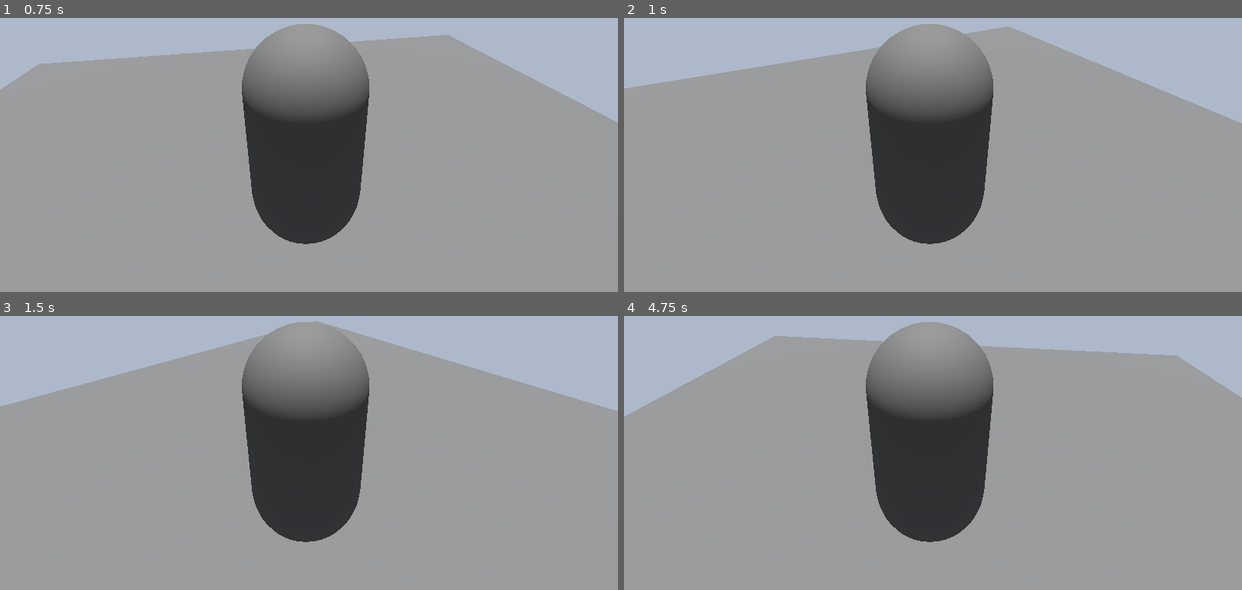
Above: before the commit, frames 1-4 (two rows, left to right).
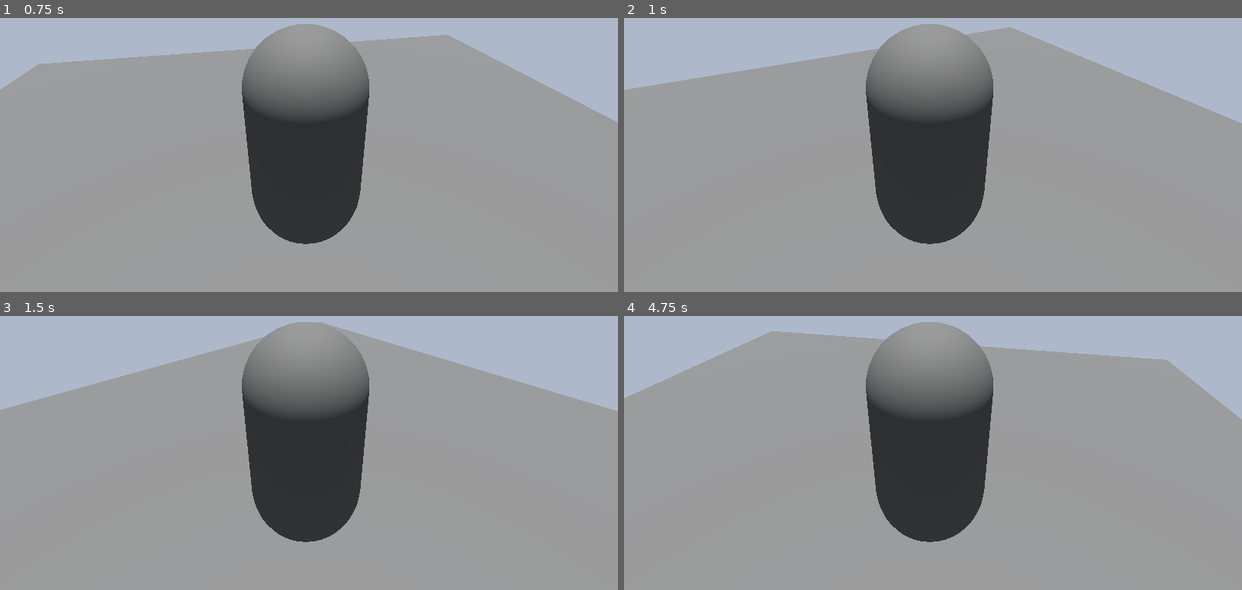
Above: after the commit, the same moments.

Repository: funhouse-ghoul/ChopShop
Game: Godot game, scene res://Scenes/2dMove.tscn
The game is run twice, just before and just after one commit, with the same random seed, the same clock (stepped at 60 frames per second) and the same inputs. Before the commit the project has no main scene; this scene is started directly in both runs.
Inputs:
- Up to frame 1 (0.75 s): tap Enter at 0.5 s; hold D (io+r, bound only before the commit) from 0.53 s (still down)
- Up to frame 2 (1 s): keep holding D (io+r, bound only before the commit); tap Up (io+x, bound only after the commit) at 0.8 s
- Up to frame 3 (1.5 s): release D (io+r, bound only before the commit) at 1.28 s; tap Up (io+x, bound only after the commit) at 1.35 s
- Up to frame 4 (4.75 s): tap Right (io+x, bound only before the commit) at 1.55 s; tap Space at 2 s; hold Right (io+x, bound only before the commit) 2.03-2.78 s; tap A (io-r, bound only before the commit) at 2.3, 2.85 s; tap Down (io-x, bound only after the commit) at 3.05 s; tap Enter at 3.5 s; hold Down (io-x, bound only after the commit) 3.53-4.28 s; tap Left (io-x, bound only before the commit) at 3.8, 4.35 s; tap D (io+r, bound only before the commit) at 4.55 s

Frame 1 is identical in both runs. In frame 2, 0.2% of the frame differs, in the area x 0-63%, y 3-27%; in frame 3, 0.4%; in frame 4, 2.3%, in the area x 0-100%, y 5-38%.

Commit message:
Basic Tank Controls implemented, also encapsulated functions for ease of testing

Diff:
--- a/Scripts/2d_player_mov.gd
+++ b/Scripts/2d_player_mov.gd
@@ -2,30 +2,40 @@
 
 @export var y_rot_spd := 1.0
 @export var x_lin_spd := 1.0
+@export var y_lin_spd := 1.0
 
 # Called when the node enters the scene tree for the first time.
 func _ready() -> void:
 	pass # Replace with function body.
 
 # Called every frame. 'delta' is the elapsed time since the previous frame.
-func _process(delta: float) -> void:
-	#Rotation logic
-	process_rotation(delta)
+func _physics_process(delta: float) -> void:
+	#---Movement---
+	lin_1d_and_rot(delta)
+	#lin_2d_move()
+	move_and_slide()
+	#---End---
 
-	#Linear Movement Logic, 1 dimension
-	if Input.is_action_pressed("io+x"):
-		process_lin_move(delta, x_lin_spd)
-	elif Input.is_action_pressed("io-x"):
-		process_lin_move(delta, -x_lin_spd)
+#applies y movement around rotation
+func proc_y_rotation(delta):
+	transform.basis = transform.basis.rotated(
+		transform.basis.y,
+		Input.get_axis("io+y","io-y")*delta*y_rot_spd)
 
+#Encapsulate representing "Tank Controls"
+func lin_1d_and_rot(delta):
+	proc_lin_move_x()
+	proc_y_rotation(delta)
 
+#Encapsulate repr. 2d move on a flat plane
+func lin_2d_move():
+	proc_lin_move_x()
+	proc_lin_move_y()
 
-func process_rotation(delta):
-	if Input.is_action_pressed("io+r"):
-		transform.basis = transform.basis.rotated(transform.basis.y, -y_rot_spd*delta)
-	elif Input.is_action_pressed("io-r"):
-		transform.basis = transform.basis.rotated(transform.basis.y, y_rot_spd*delta)
+#Applies motion to object in x axis
+func proc_lin_move_x():
+	velocity.x = Input.get_axis("io+x","io-x")*-x_lin_spd
 
-
-func process_lin_move(delta, mag):
-	move_and_slide()
+#Applies motion to object in y axis
+func proc_lin_move_y():
+	velocity.y = Input.get_axis("io+y","io-y")*y_lin_spd
--- a/project.godot
+++ b/project.godot
@@ -11,6 +11,7 @@
 [application]
 
 config/name="ChopShopBase"
+run/main_scene="uid://d14t6ngwavtp5"
 config/features=PackedStringArray("4.7", "GL Compatibility")
 config/icon="res://icon.svg"
 
@@ -25,23 +26,23 @@
 
 io+x={
 "deadzone": 0.2,
-"events": [Object(InputEventKey,"resource_local_to_scene":fa …(146 unchanged characters)… se,"keycode":0,"physical_keycode":4194321,"key_label":0,"unicode":0,"location":0,"echo":false,"script":null)
-, Object(InputEventKey,"resource_local_to_scene":false,"reso …(131 unchanged characters)… d":false,"keycode":0,"physical_keycode":68,"key_label":0,"unicode":100,"location":0,"echo":false,"script":null)
+"events": [Object(InputEventKey,"resource_local_to_scene":fa …(146 unchanged characters)… se,"keycode":0,"physical_keycode":4194320,"key_label":0,"unicode":0,"location":0,"echo":false,"script":null)
+, Object(InputEventKey,"resource_local_to_scene":false,"reso …(131 unchanged characters)… d":false,"keycode":0,"physical_keycode":87,"key_label":0,"unicode":119,"location":0,"echo":false,"script":null)
 ]
 }
 io-x={
 "deadzone": 0.2,
-"events": [Object(InputEventKey,"resource_local_to_scene":fa …(145 unchanged characters)… lse,"keycode":0,"physical_keycode":4194319,"key_label":0,"unicode":0,"location":0,"echo":false,"script":null)
-, Object(InputEventKey,"resource_local_to_scene":false,"reso …(131 unchanged characters)… d":false,"keycode":0,"physical_keycode":65,"key_label":0,"unicode":97,"location":0,"echo":false,"script":null)
+"events": [Object(InputEventKey,"resource_local_to_scene":fa …(145 unchanged characters)… lse,"keycode":0,"physical_keycode":4194322,"key_label":0,"unicode":0,"location":0,"echo":false,"script":null)
+, Object(InputEventKey,"resource_local_to_scene":false,"reso …(131 unchanged characters)… d":false,"keycode":0,"physical_keycode":83,"key_label":0,"unicode":115,"location":0,"echo":false,"script":null)
 ]
 }
-io+r={
+io+y={
 "deadzone": 0.2,
 "events": [Object(InputEventKey,"resource_local_to_scene":false,"resource_name":"","device":-1,"window_id":0,"alt_press …(192 unchanged characters)…
 , Object(InputEventKey,"resource_local_to_scene":false,"resource_name":"","device":-1,"window_id":0,"alt_pressed":false …(186 unchanged characters)…
 ]
 }
-io-r={
+io-y={
 "deadzone": 0.2,
 "events": [Object(InputEventKey,"resource_local_to_scene":false,"resource_name":"","device":-1,"window_id":0,"alt_press …(191 unchanged characters)…
 , Object(InputEventKey,"resource_local_to_scene":false,"resource_name":"","device":-1,"window_id":0,"alt_pressed":false …(186 unchanged characters)…
Not shown, added: Scenes/2dMove.tscn7278135141.tmp
Not shown, added: Scenes/2dMove.tscn7302202321.tmp
